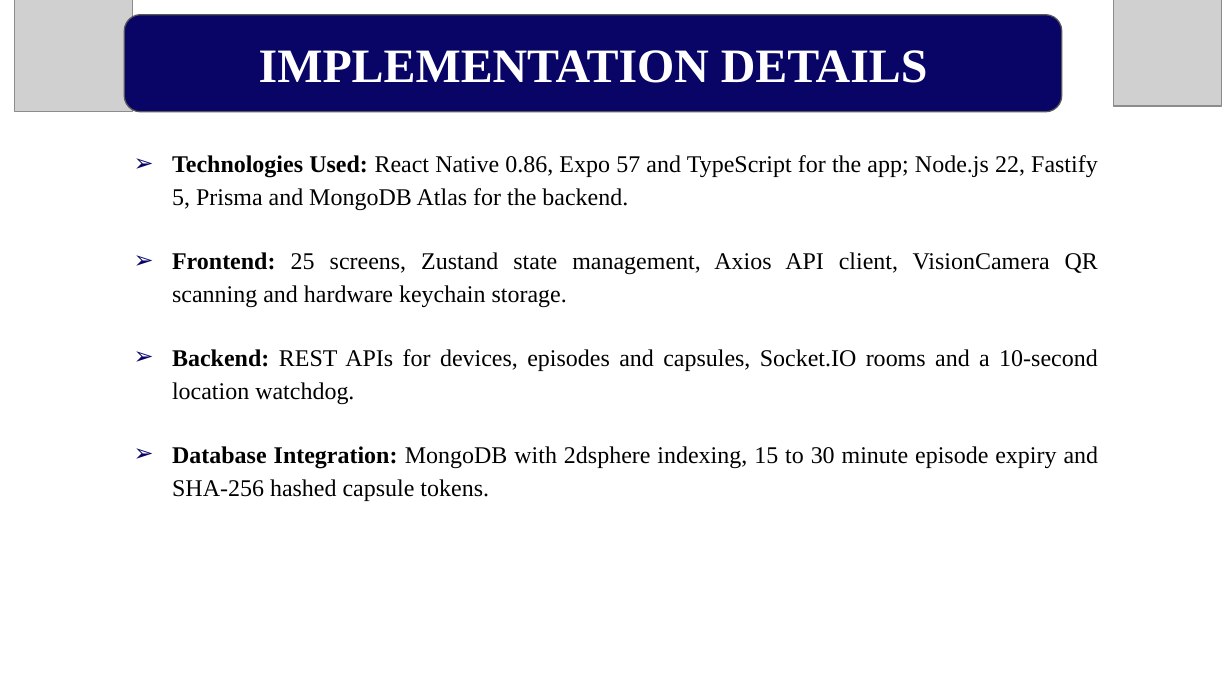
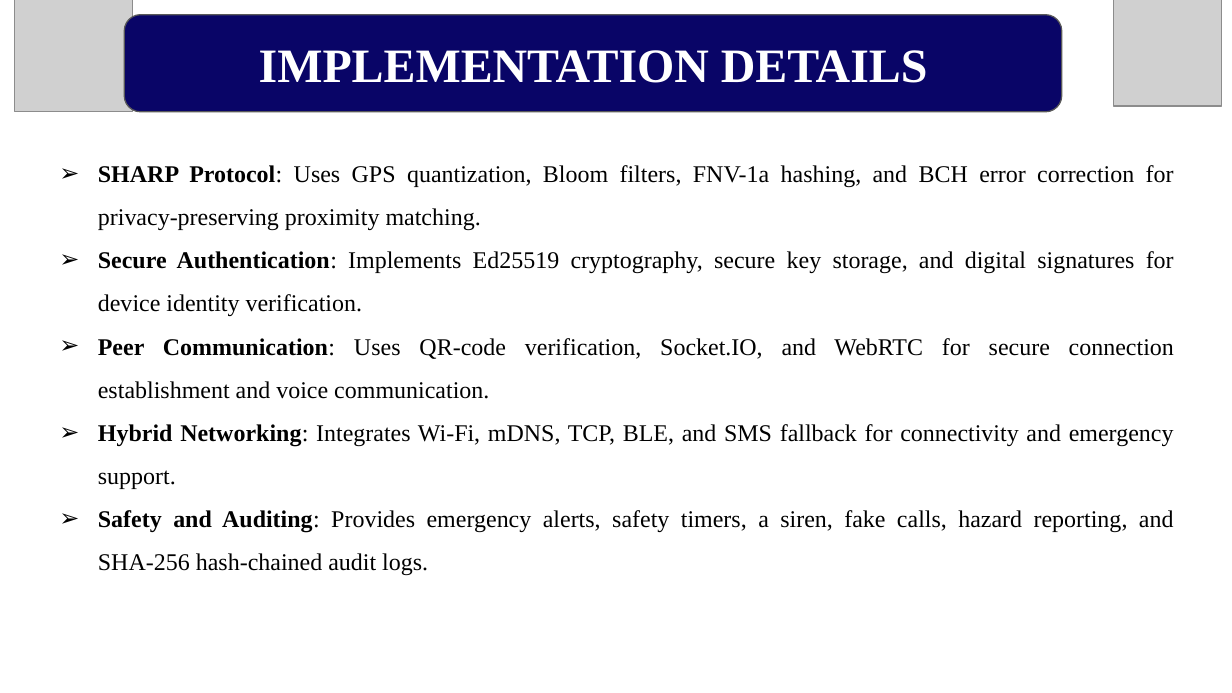
Before and after one commit to TheOrionGD/Connify-APP, a slide deck: slide 17 of docs/reports/Connify_Presentation.pptx. Drawn at 1232x693 pixels with LibreOffice and Linux fonts; fonts in the diff are those of the drawing; grey boxes stand for pictures. Boxes give left, top, right and bottom in pixels: in the first picture for what was removed or moved away, otherwise in the second. Text is boxed around its words. In the diff, an @@ line names an element or a change of style, - is before the commit and + after.

```diff
--- a/docs/reports/Connify_Presentation.pptx
+++ b/docs/reports/Connify_Presentation.pptx
@@ text at (98,165,1174,575): text changed @@
-➢ Technologies Used: React Native 0.86, Expo 57 and TypeScript for the app; Node.js 22, Fastify 5, Prisma and MongoDB Atlas for the backend.
-➢ Frontend: 25 screens, Zustand state management, Axios API client, VisionCamera QR scanning and hardware keychain storage.
-➢ Backend: REST APIs for devices, episodes and capsules, Socket.IO rooms and a 10-second location watchdog.
-➢ Database Integration: MongoDB with 2dsphere indexing, 15 to 30 minute episode expiry and SHA-256 hashed capsule tokens.
+➢ SHARP Protocol: Uses GPS quantization, Bloom filters, FNV-1a hashing, and BCH error correction for privacy-preserving proximity matching.
+➢ Secure Authentication: Implements Ed25519 cryptography, secure key storage, and digital signatures for device identity verification.
+➢ Peer Communication: Uses QR-code verification, Socket.IO, and WebRTC for secure connection establishment and voice communication.
+➢ Hybrid Networking: Integrates Wi-Fi, mDNS, TCP, BLE, and SMS fallback for connectivity and emergency support.
+➢ Safety and Auditing: Provides emergency alerts, safety timers, a siren, fake calls, hazard reporting, and SHA-256 hash-chained audit logs.
```
Also in this commit, not shown: 18 other slides changed, 1 other file.
